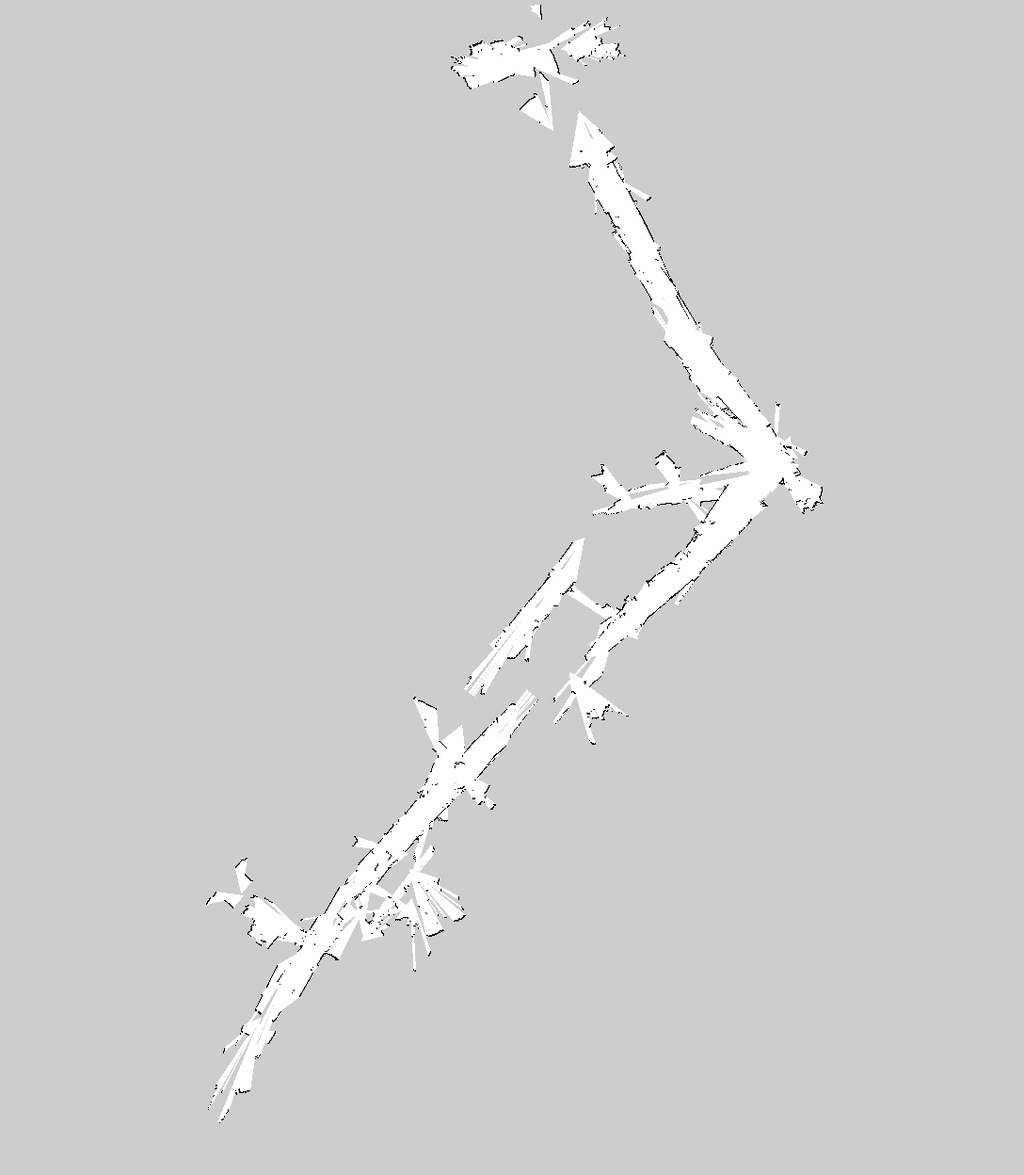
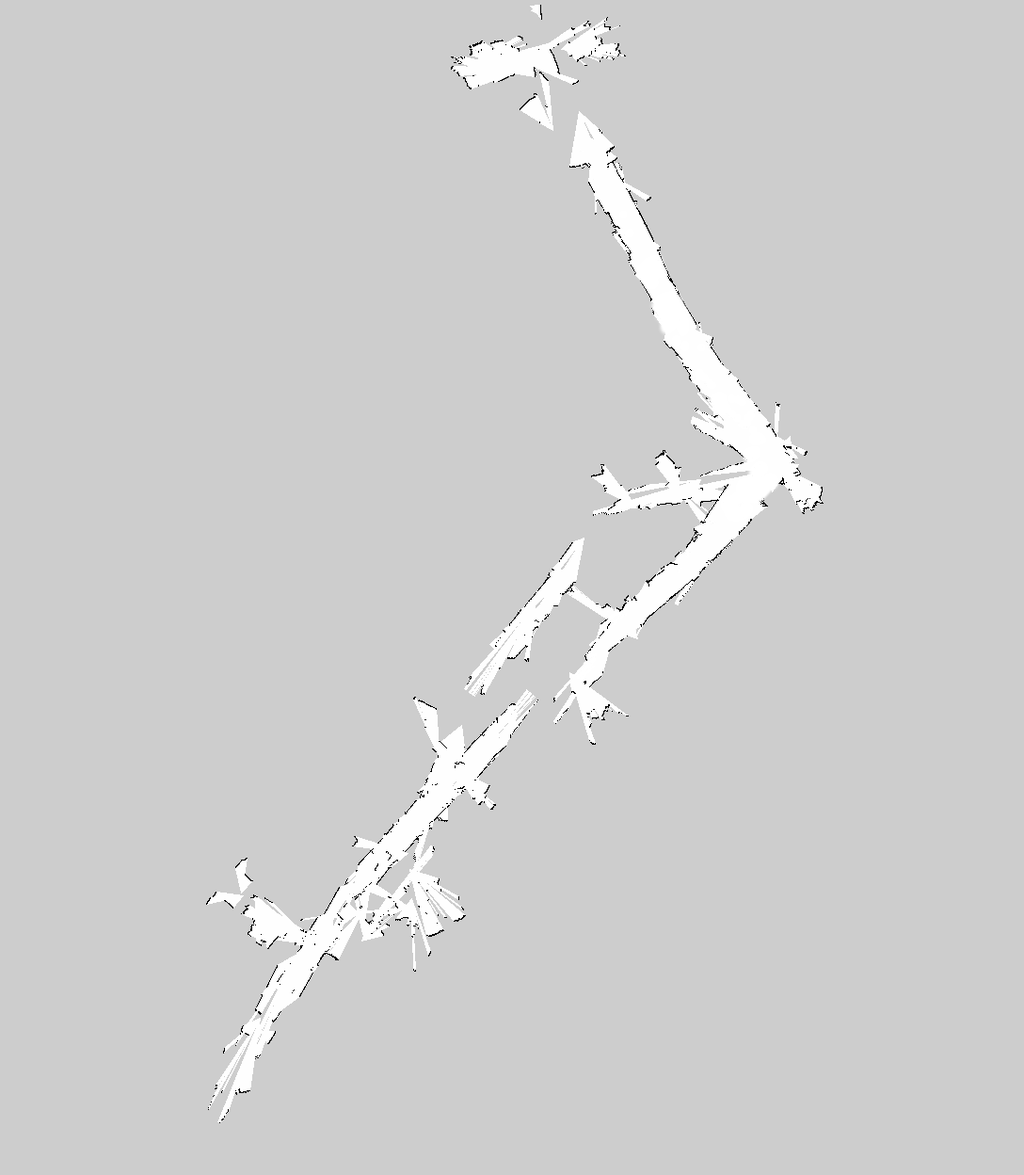
Comparing the layer stacks of the two 1024x1175 images. Changes:
painted on "finalmap1.pgm" over [575, 150, 783, 678]
